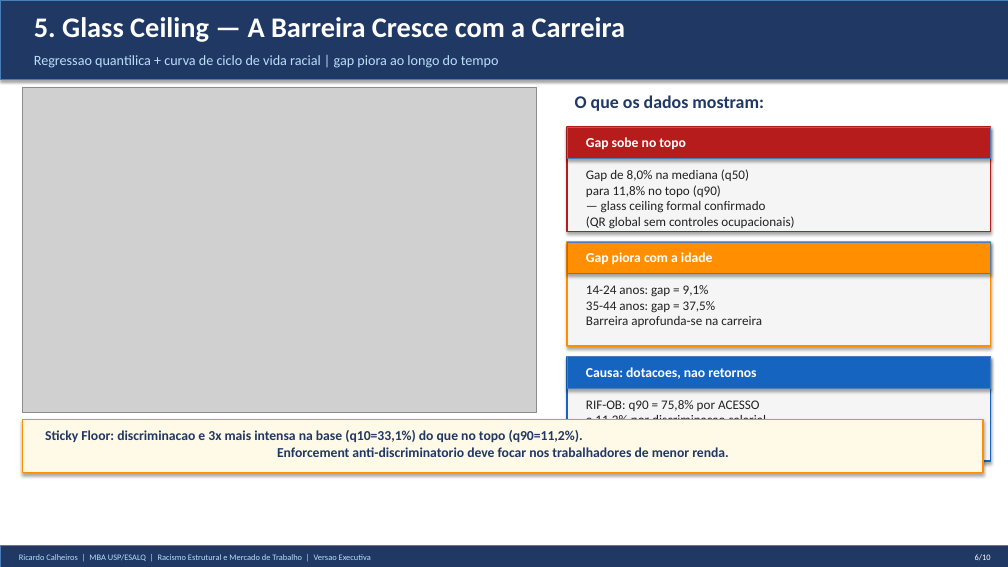
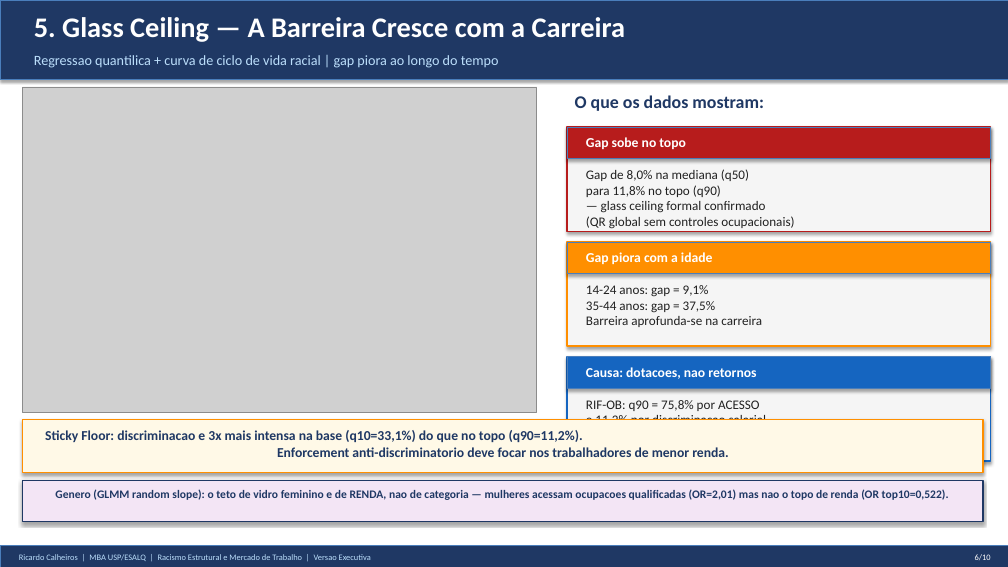
Before and after one commit to rickinrj-ux/ProjetoRacismoPNAD, a slide deck: slide 6 of apresentacao_executiva_tcc.pptx. Drawn at 1008x567 pixels with LibreOffice and Linux fonts; fonts in the diff are those of the drawing; grey boxes stand for pictures. Boxes give left, top, right and bottom in pixels: in the first picture for what was removed or moved away, otherwise in the second. Text is boxed around its words. In the diff, an @@ line names an element or a change of style, - is before the commit and + after.

```diff
--- a/apresentacao_executiva_tcc.pptx
+++ b/apresentacao_executiva_tcc.pptx
@@ rectangle added at box(23, 480, 983, 522), fill #F3E5F5, outline #1F3864 1 pt @@
@@ text added at box(55, 489, 949, 500), 11 pt, text #1F3864, bold @@
+Genero (GLMM random slope): o teto de vidro feminino e de RENDA, nao de categoria — mulheres acessam ocupacoes qualificadas (OR=2,01) mas nao o topo de renda (OR top10=0,522).
```
Also in this commit, not shown: 5 other files.
